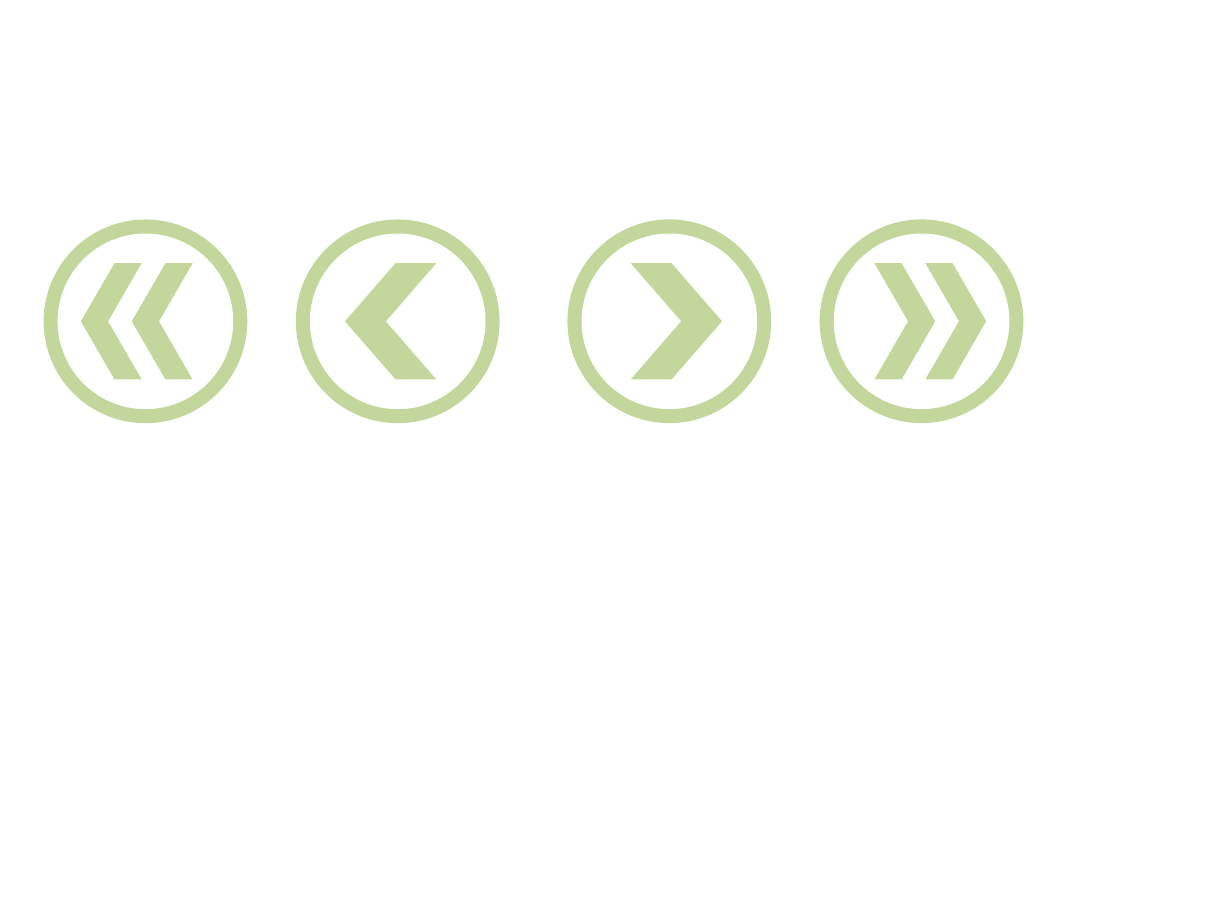
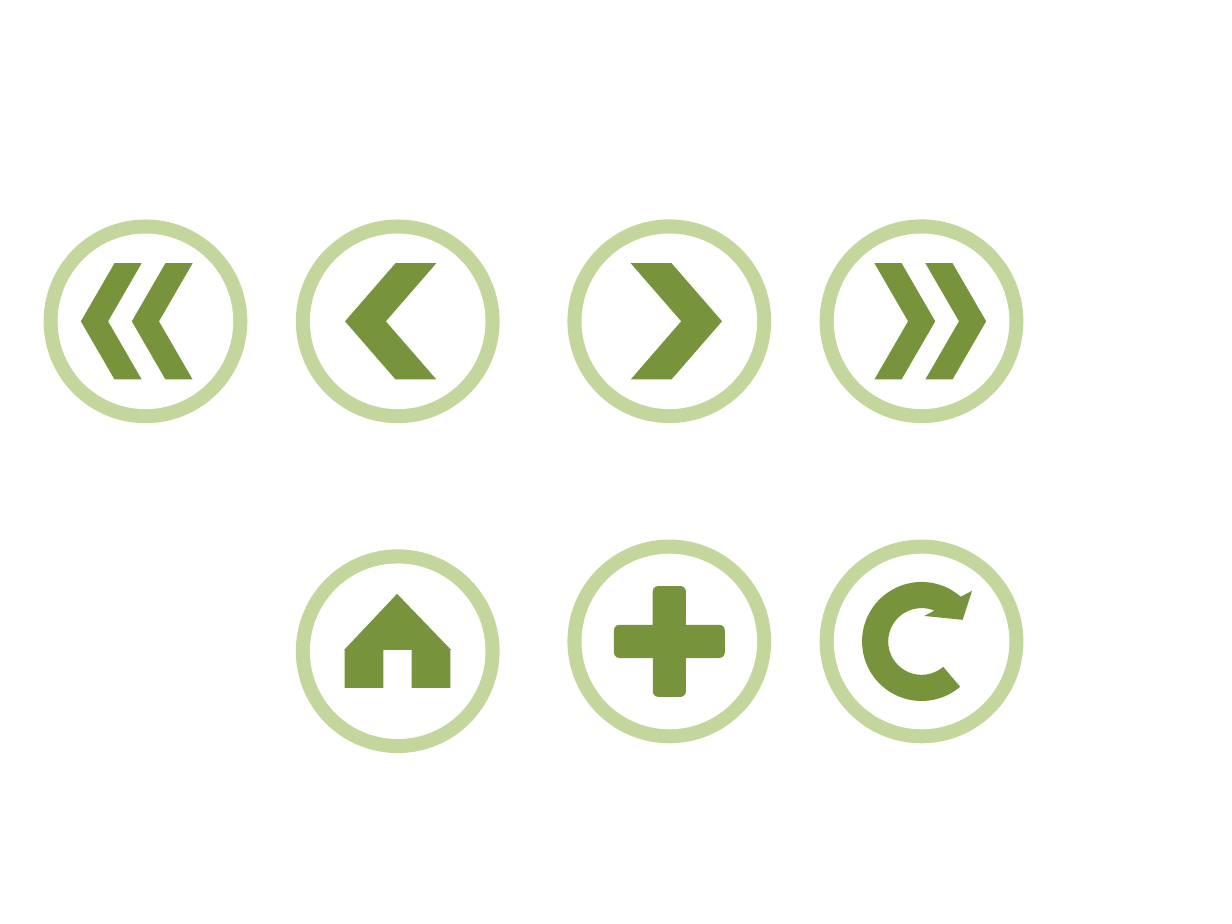
Before and after one commit to Hoyas40/LSH, a slide deck: slide 1 of Data/icon.pptx. Drawn at 1232x924 pixels with LibreOffice and Linux fonts; fonts in the diff are those of the drawing. Boxes give left, top, right and bottom in pixels: in the first picture for what was removed or moved away, otherwise in the second. Text is boxed around its words. In the diff, an @@ line names an element or a change of style, - is before the commit and + after.

```diff
--- a/Data/icon.pptx
+++ b/Data/icon.pptx
@@ fill #C3D69B to #77933C in 6 elements at (x1=631, y1=264, x2=722, y2=379), (x1=875, y1=264, x2=935, y2=379), (x1=925, y1=264, x2=986, y2=379), (x1=132, y1=264, x2=192, y2=379), (x1=81, y1=264, x2=142, y2=379), (x1=345, y1=264, x2=436, y2=379) @@
@@ ellipse added at (x1=819, y1=540, x2=1023, y2=743), fill #C3D69B @@
@@ ellipse added at (x1=834, y1=553, x2=1010, y2=729), fill #FFFFFF @@
@@ circular arrow added at (x1=848, y1=568, x2=994, y2=715), fill #77933C @@
@@ group added at (x1=568, y1=540, x2=771, y2=743): 2 ellipses, 2 rounded rectangles @@
@@ group added at (x1=296, y1=549, x2=499, y2=753): 2 ellipses, 2 rectangles, 1 triangle @@
```
Also in this commit, not shown: 22 other files.
